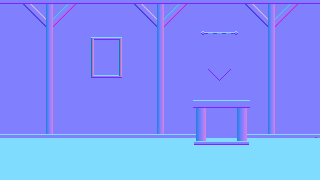
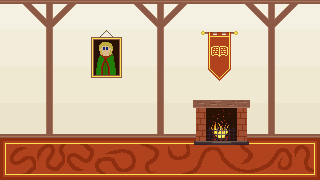
The second 320 × 180 image is a revision of the first. Changes to its layers:
hid "Ebene 1" over [0, 3, 320, 145]
hid "NormalMap" over [0, 0, 320, 180]
hid "Books" over [217, 81, 228, 101]
